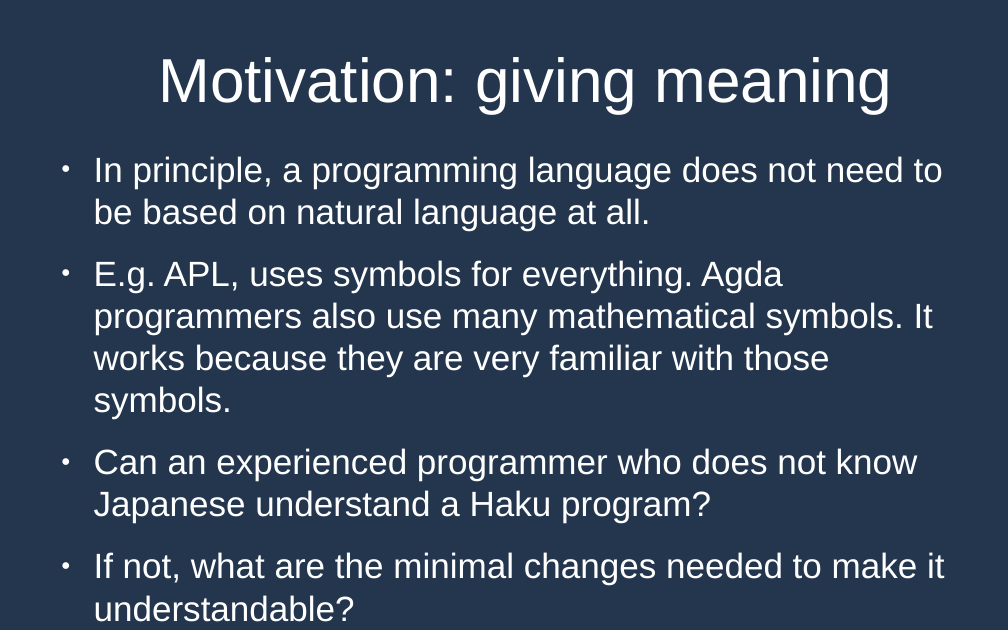
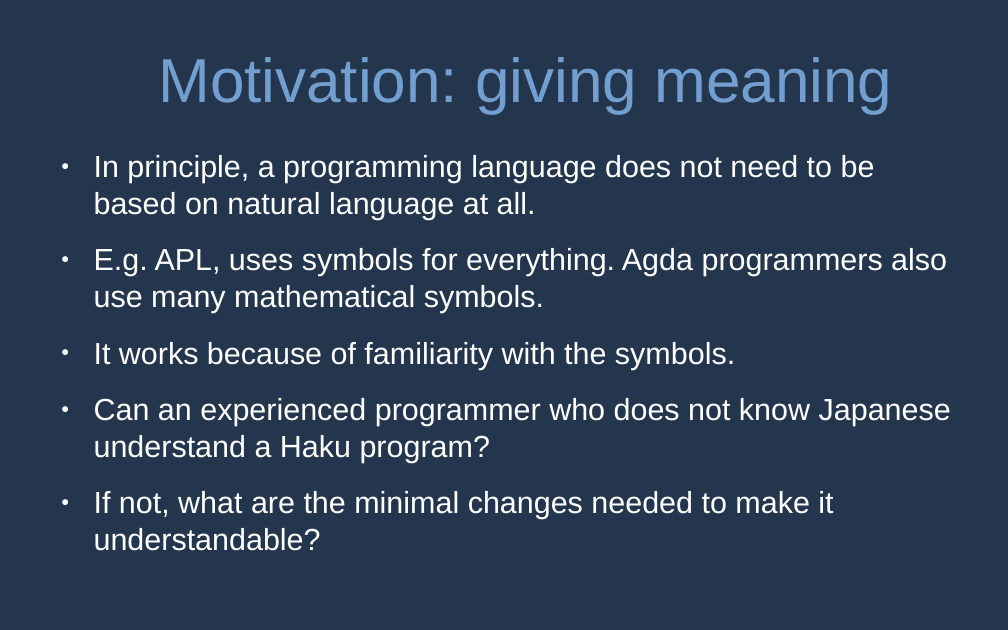
Before and after one commit to MrPicklePinosaur/haku, a slide deck: slide 16 of haku-talk/haku-talk.odp. Drawn at 1008x630 pixels with LibreOffice and Linux fonts; fonts in the diff are those of the drawing. Boxes give left, top, right and bottom in pixels: in the first picture for what was removed or moved away, otherwise in the second. Text is boxed around its words. In the diff, an @@ line names an element or a change of style, - is before the commit and + after.

```diff
--- a/haku-talk/haku-talk.odp
+++ b/haku-talk/haku-talk.odp
@@ title "Motivation: giving meaning" at box(158, 57, 892, 113): text colour #FFFFFF to #729FCF @@
@@ text at box(94, 155, 951, 519): size 27.6 to 24 pt in "In principle, a programming language does not ...", "Can an experienced programmer who does not ...", "If not, what are the minimal changes ..." @@
@@ text at box(94, 248, 947, 370): text changed; size 27.6 to 24 pt @@
-● E.g. APL, uses symbols for everything. Agda programmers also use many mathematical symbols. It works because they are very familiar with those symbols.
+● E.g. APL, uses symbols for everything. Agda programmers also use many mathematical symbols.
+● It works because of familiarity with the symbols.
```
Also in this commit, not shown: 36 other slides changed, 6 slides added, 1 other file.
